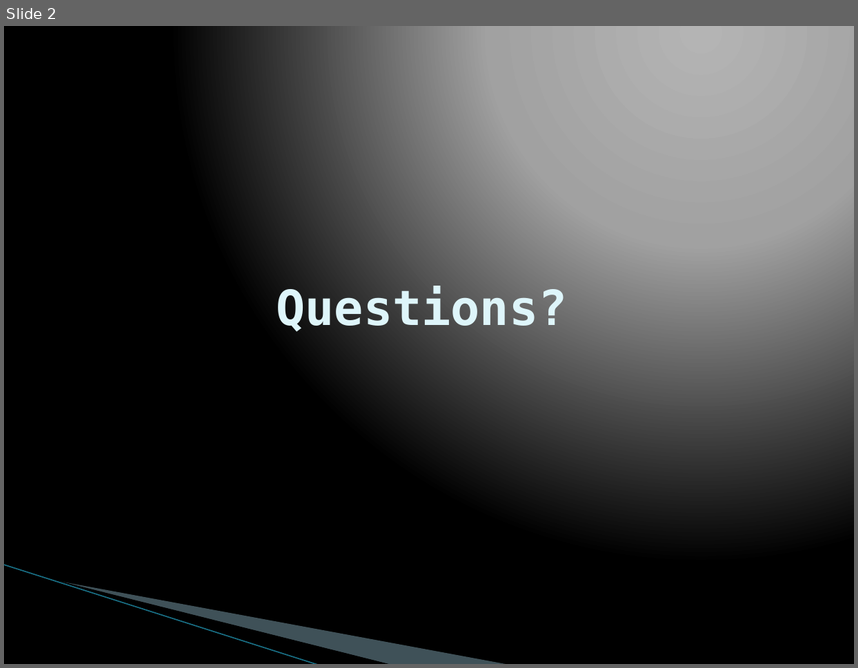
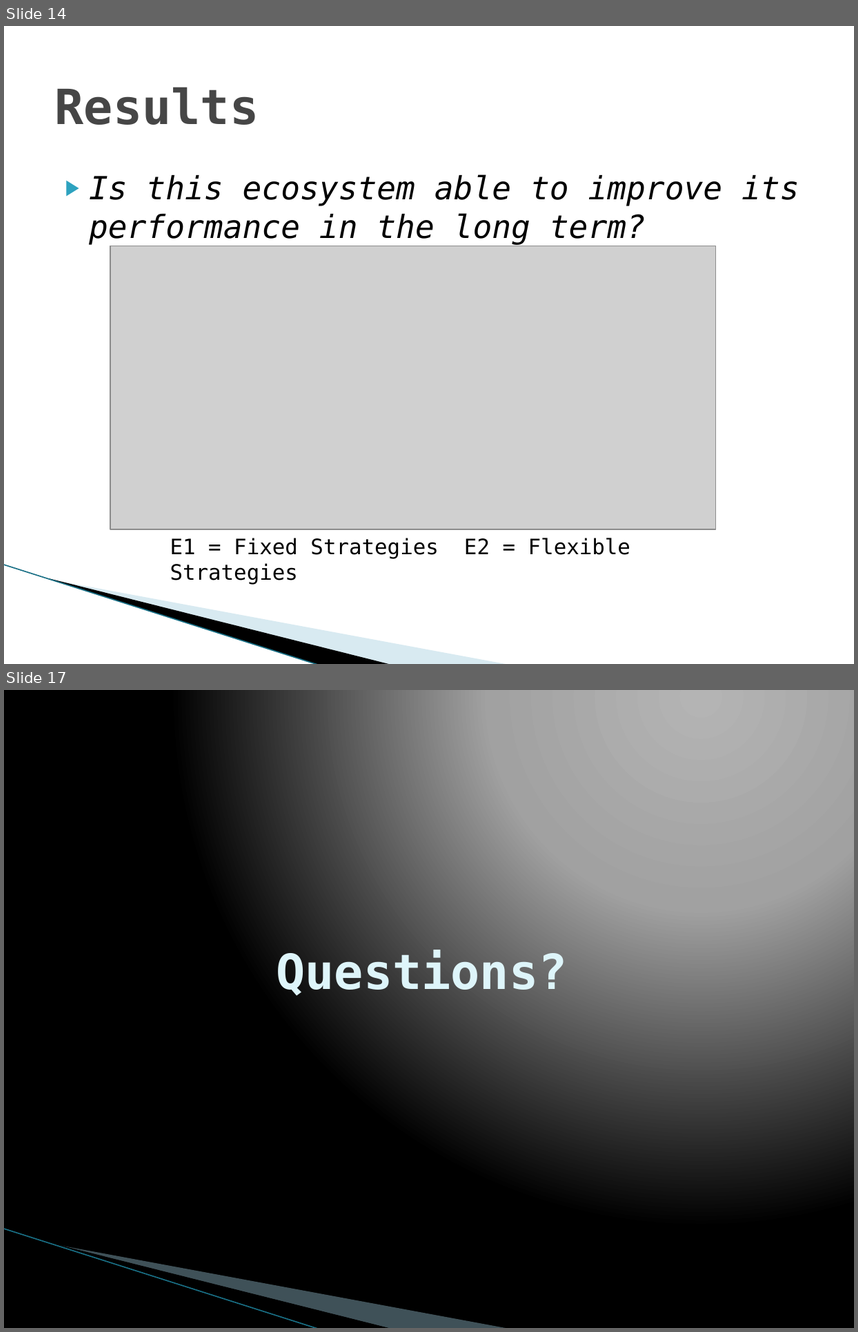
Before and after one commit to vfasburg/cse_848, a slide deck: paper/848_Paper_Presentation_Fasburg_Thomas.pptx. Shown one above the other, each under a label of ours: slide 2 before the commit, slides 14 and 17 after it; the slides between them are not shown. The pictures are 858x668 and 858x1332 pixels, drawn with LibreOffice and Linux fonts; fonts in the diff are those of the drawing; grey boxes stand for pictures; background and template pictures are left out. Boxes give left, top, right and bottom in pixels: in the first picture for what was removed or moved away, otherwise in the second. Text is boxed around its words. In the diff, an @@ line names an element or a change of style, - is before the commit and + after.

```diff
--- a/paper/848_Paper_Presentation_Fasburg_Thomas.pptx
+++ b/paper/848_Paper_Presentation_Fasburg_Thomas.pptx
@@ slide 14 added at (x1=4, y1=26, x2=854, y2=664), background #FFFFFF; not listed: 3 template elements that a slide beside it also shows @@
@@ title added at (x1=55, y1=87, x2=259, y2=125), 41 pt, text #464646, bold @@
+Results
@@ text added at (x1=89, y1=174, x2=799, y2=245), 27 pt, text #000000, italic @@
+▶ Is this ecosystem able to improve its performance in the long term?
@@ picture added at (x1=110, y1=245, x2=716, y2=528) @@
@@ text added at (x1=170, y1=537, x2=631, y2=559), 18 pt, text #000000 @@
+E1 = Fixed Strategies E2 = Flexible Strategies
@@ what was slide 2 is now slide 17 @@
```
Also in this commit, not shown: 1 slide changed, 14 other slides added, 1 other file.
